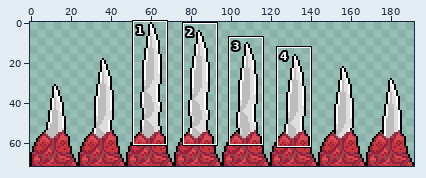
Sprite sheet, stored at development/assets/textures/spike.png. Above: a wide view before the commit, with the close-up outlined.
Close-up. Old version:
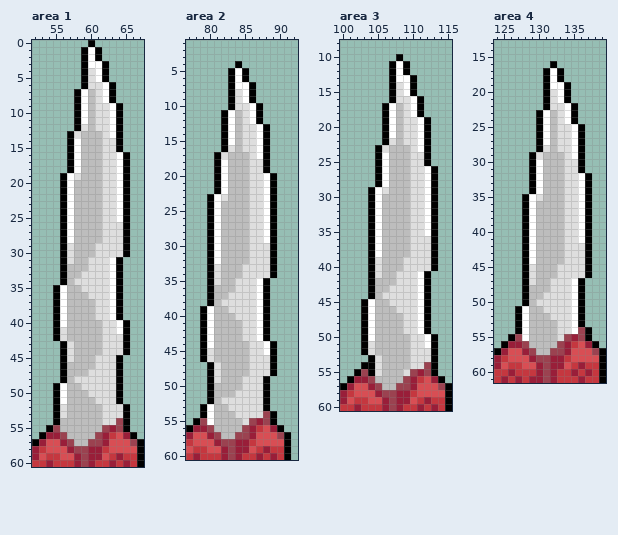
The file is 192x72 pixels. Shown: area 1: x 52..67, y 0..60; area 2: x 77..92, y 1..60; area 3: x 100..115, y 8..60; area 4: x 124..139, y 13..61. The commit also changed other parts of the picture, which this record leaves out.
Now the later version:
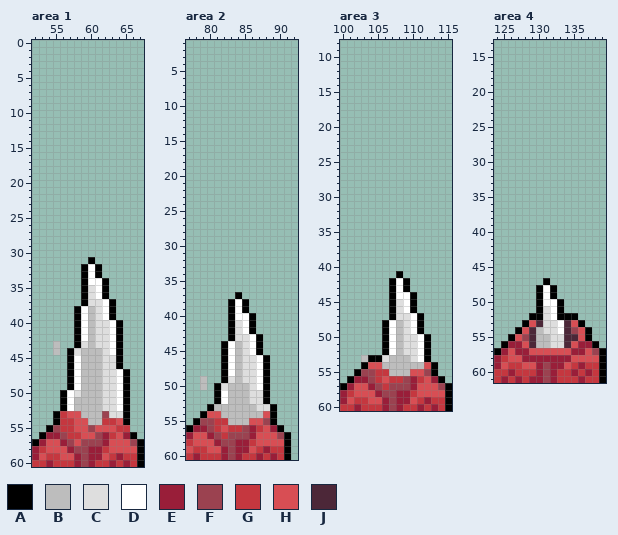
Palette (. is transparent): A #000000  B #bdbdbd  C #dedede  D #ffffff  E #991e39  F #9b4250  G #c5373f  H #d84e54  J #4c2738
Diff:
--- area 1
@@ x 52..67 @@
- 0 ........A.......
- 1 .......ADA......
- 2 .......ADA......
- 3 .......ADDA.....
- 4 .......ACDA.....
- 5 .......ACDA.....
- 6 .......ACCDA....
- 7 ......ADBCDA....
- 8 ......ADBCDA....
- 9 ......ADBCCDA...
-10 ......ADBCCDA...
-11 ......ADBCCDA...
-12 ......ACBCCDA...
-13 .....ACBBBCDA...
-14 .....ADBBBCCA...
-15 .....ADBBBCCA...
-16 .....ADBBBCCDA..
-17 .....ADBBBCCDA..
-18 .....ADBBBCCDA..
-19 ....ADCBBBCCDA..
-20 ....ADBBBBCCDA..
-21 ....ADBBBBCCDA..
-22 ....ADBBBBCCDA..
-23 ....ADBBBBCCDA..
-24 ....ADBBBBCCDA..
-25 ....ADBBBBCCDA..
-26 ....ADBBBBCCCA..
-27 ....ADBBBBCCCA..
-28 ....ADBBBBCCCA..
-29 ....ACBBBCCCCA..
-30 ....ACBBBCCCCA..
-31 ....ACBBCCCDA...
-32 ....ABBBCCCDA...
-33 ....ABBCCCCDA...
-34 ....ABCCCCCDA...
-35 ...ADBBCCCCDA...
-36 ...ADBBBCCCDA...
-37 ...ADBBBBCCDA...
-38 ...ADBBBBCCDA...
-39 ...ADBBBBCCDA...
-40 ...ADBBBBBCCDA..
-41 ...ACBBBBBCCDA..
-42 ...ACBBBBBCCCA..
-43 ....ACBBBBCCCA..
-44 ....ACBBBBCCCA..
-45 ....ACBBBCCCA...
-46 ....ABBBBCCCA...
-47 ....ABBBCCCCA...
-48 ....ABCCCCCCA...
-49 ...ADBBCCCCCA...
-50 ...ADBBBCCCCA...
-51 ...ADBBBBCCCA...
-52 ...ACBBBBBCCCA..
-53 ...ACBBBBBCCCA..
-54 ...ABBBBBBCCFA..
-55 ..AFBBBBBBFEFA..
-56 .AEEFBBBBFEGHEA.
-57 AEHHEFBBFFEHHHFA
+ 0 ................
+ 1 ................
+ 2 ................
+ 3 ................
+ 4 ................
+ 5 ................
+ 6 ................
+ 7 ................
+ 8 ................
+ 9 ................
+10 ................
+11 ................
+12 ................
+13 ................
+14 ................
+15 ................
+16 ................
+17 ................
+18 ................
+19 ................
+20 ................
+21 ................
+22 ................
+23 ................
+24 ................
+25 ................
+26 ................
+27 ................
+28 ................
+29 ................
+30 ................
+31 ........A.......
+32 .......ADA......
+33 .......ADA......
+34 .......ADDA.....
+35 .......ACDA.....
+36 .......ACDA.....
+37 .......ACCDA....
+38 ......ADBCDA....
+39 ......ADBCDA....
+40 ......ADBCCDA...
+41 ......ADBCCDA...
+42 ......ADBCCDA...
+43 ...B..ACBCCDA...
+44 ...B.ACBBBCDA...
+45 .....ADBBBCCA...
+46 .....ADBBBCCA...
+47 .....ADBBBCCDA..
+48 .....ADBBBCCDA..
+49 .....ADBBBCCDA..
+50 ....ADCBBBCCDA..
+51 ....ADBBBBCCDA..
+52 ....ADBBBBCCDA..
+53 ...AGHHBBBFCCA..
+54 ...AGGHHBBGGHA..
+55 ..AFGGHHFHHHGG..
+56 .AEEFGGHHFEGHEA.
+57 AEHHEFHFFFEHHHFA
 58 EGHHHEFFEEGHHHHA
--- area 2
@@ x 77..92 @@
  3 ................
- 4 .......A........
- 5 ......ADA.......
- 6 ......ADA.......
- 7 ......ADDA......
- 8 ......ACDA......
- 9 ......ACDA......
-10 ......ACCDA.....
-11 .....ADBCDA.....
-12 .....ADBCDA.....
-13 .....ADBCCDA....
-14 .....ADBCCDA....
-15 .....ADBCCDA....
-16 .....ACBCCDA....
-17 ....ACBBBCDA....
-18 ....ADBBBCCA....
-19 ....ADBBBCCA....
-20 ....ADBBBCCDA...
-21 ....ADBBBCCDA...
-22 ....ADBBBCCDA...
-23 ...ADCBBBCCDA...
-24 ...ADBBBBCCDA...
-25 ...ADBBBBCCDA...
-26 ...ADBBBBCCDA...
-27 ...ADBBBBCCDA...
-28 ...ADBBBBCCDA...
-29 ...ADBBBBCCDA...
-30 ...ADBBBBCCCA...
-31 ...ADBBBBCCCA...
-32 ...ADBBBBCCCA...
-33 ...ACBBBCCCCA...
-34 ...ACBBBCCCCA...
-35 ...ACBBCCCDA....
-36 ...ABBBCCCDA....
-37 ...ABBCCCCDA....
-38 ...ABCCCCCDA....
-39 ..ADBBCCCCDA....
-40 ..ADBBBCCCDA....
-41 ..ADBBBBCCDA....
-42 ..ADBBBBCCDA....
-43 ..ADBBBBCCDA....
-44 ..ADBBBBBCCDA...
-45 ..ACBBBBBCCDA...
-46 ..ACBBBBBCCCA...
-47 ...ACBBBBCCCA...
-48 ...ACBBBBCCCA...
-49 ...ACBBBCCCA....
-50 ...ABBBBCCCA....
-51 ...ABBBCCCCA....
-52 ...ABCCCCCCA....
-53 ..ADBBCCCCCA....
-54 ..ADBBBCCCCFA...
-55 .AFDBBBBCFEFA...
-56 AEEFBBBBFEGHEA..
-57 EHHEFBBFFEHHHFA.
+ 4 ................
+ 5 ................
+ 6 ................
+ 7 ................
+ 8 ................
+ 9 ................
+10 ................
+11 ................
+12 ................
+13 ................
+14 ................
+15 ................
+16 ................
+17 ................
+18 ................
+19 ................
+20 ................
+21 ................
+22 ................
+23 ................
+24 ................
+25 ................
+26 ................
+27 ................
+28 ................
+29 ................
+30 ................
+31 ................
+32 ................
+33 ................
+34 ................
+35 ................
+36 ................
+37 .......A........
+38 ......ADA.......
+39 ......ADA.......
+40 ......ADDA......
+41 ......ACDA......
+42 ......ACDA......
+43 ......ACCDA.....
+44 .....ADBCDA.....
+45 .....ADBCDA.....
+46 .....ADBCCDA....
+47 .....ADBCCDA....
+48 .....ADBCCDA....
+49 ..B..ACBCCDA....
+50 ..B.ACBBBCDA....
+51 ....ADBBBCCA....
+52 ....ADBBBCCA....
+53 ...ABBBBBBCCA...
+54 ..AHHBBBBBBHA...
+55 .AFFGGBBBHHFA...
+56 AEEFGHGGFEGHEA..
+57 EHHEFGFFFEHHHFA.
 58 GHHHEFFEEGHHHHA.
--- area 3
@@ x 100..115 @@
  9 ................
-10 ........A.......
-11 .......ADA......
-12 .......ADA......
-13 .......ADDA.....
-14 .......ACDA.....
-15 .......ACDA.....
-16 .......ACCDA....
-17 ......ADBCDA....
-18 ......ADBCDA....
-19 ......ADBCCDA...
-20 ......ADBCCDA...
-21 ......ADBCCDA...
-22 ......ACBCCDA...
-23 .....ACBBBCDA...
-24 .....ADBBBCCA...
-25 .....ADBBBCCA...
-26 .....ADBBBCCDA..
-27 .....ADBBBCCDA..
-28 .....ADBBBCCDA..
-29 ....ADCBBBCCDA..
-30 ....ADBBBBCCDA..
-31 ....ADBBBBCCDA..
-32 ....ADBBBBCCDA..
-33 ....ADBBBBCCDA..
-34 ....ADBBBBCCDA..
-35 ....ADBBBBCCDA..
-36 ....ADBBBBCCCA..
-37 ....ADBBBBCCCA..
-38 ....ADBBBBCCCA..
-39 ....ACBBBCCCCA..
-40 ....ACBBBCCCCA..
-41 ....ACBBCCCDA...
-42 ....ABBBCCCDA...
-43 ....ABBCCCCDA...
-44 ....ABCCCCCDA...
-45 ...ADBBCCCCDA...
-46 ...ADBBBCCCDA...
-47 ...ADBBBBCCDA...
-48 ...ADBBBBCCDA...
-49 ...ADBBBBCCDA...
-50 ...ADBBBBBCCDA..
-51 ...ACBBBBBCCDA..
-52 ...ACBBBBBCCCA..
-53 ....ACBBBBCCCA..
-54 ...AACBBBBCCFA..
-55 ..AFACBBBCFEFA..
-56 .AEEFBBBBFEGHEA.
-57 AEHHEFBBFFEHHHFA
+10 ................
+11 ................
+12 ................
+13 ................
+14 ................
+15 ................
+16 ................
+17 ................
+18 ................
+19 ................
+20 ................
+21 ................
+22 ................
+23 ................
+24 ................
+25 ................
+26 ................
+27 ................
+28 ................
+29 ................
+30 ................
+31 ................
+32 ................
+33 ................
+34 ................
+35 ................
+36 ................
+37 ................
+38 ................
+39 ................
+40 ................
+41 ........A.......
+42 .......ADA......
+43 .......ADA......
+44 .......ADDA.....
+45 .......ACDA.....
+46 .......ACDA.....
+47 .......ACCDA....
+48 ......ADBCDA....
+49 ......ADBCDA....
+50 ......ADBCCDA...
+51 ......ADBCCDA...
+52 ......ADBCCDA...
+53 ...BAACBBBCDA...
+54 ...AHHBBBBBBHA..
+55 ..AFFGGBBBHHFA..
+56 .AEEFGHGGFEGHEA.
+57 AEHHEFGFFFEHHHFA
 58 EGHHHEFFEEGHHHHA
--- area 4
@@ x 124..139 @@
 15 ................
-16 ........A.......
-17 .......ADA......
-18 .......ADA......
-19 .......ADDA.....
-20 .......ACDA.....
-21 .......ACDA.....
-22 .......ACCDA....
-23 ......ADBCDA....
-24 ......ADBCDA....
-25 ......ADBCCDA...
-26 ......ADBCCDA...
-27 ......ADBCCDA...
-28 ......ACBCCDA...
-29 .....ACBBBCDA...
-30 .....ADBBBCCA...
-31 .....ADBBBCCA...
-32 .....ADBBBCCDA..
-33 .....ADBBBCCDA..
-34 .....ADBBBCCDA..
-35 ....ADCBBBCCDA..
-36 ....ADBBBBCCDA..
-37 ....ADBBBBCCDA..
-38 ....ADBBBBCCDA..
-39 ....ADBBBBCCDA..
-40 ....ADBBBBCCDA..
-41 ....ADBBBBCCDA..
-42 ....ADBBBBCCCA..
-43 ....ADBBBBCCCA..
-44 ....ADBBBBCCCA..
-45 ....ACBBBCCCCA..
-46 ....ACBBBCCCCA..
-47 ....ACBBCCCDA...
-48 ....ABBBCCCDA...
-49 ....ABBCCCCDA...
-50 ....ABCCCCCDA...
-51 ...ADBBCCCCDA...
-52 ...ADBBBCCCDA...
-53 ...ADBBBBCCDA...
-54 ...ADBBBBCCDFA..
-55 ..AFDBBBBCFEFA..
-56 .AEEFBBBBFEGHEA.
-57 AEHHEFBBFFEHHHFA
-58 EGHHHEFFEEGHHHHA
+16 ................
+17 ................
+18 ................
+19 ................
+20 ................
+21 ................
+22 ................
+23 ................
+24 ................
+25 ................
+26 ................
+27 ................
+28 ................
+29 ................
+30 ................
+31 ................
+32 ................
+33 ................
+34 ................
+35 ................
+36 ................
+37 ................
+38 ................
+39 ................
+40 ................
+41 ................
+42 ................
+43 ................
+44 ................
+45 ................
+46 ................
+47 .......A........
+48 ......ADA.......
+49 ......ADA.......
+50 ......ADDA......
+51 ......ACDA......
+52 .....AACDAAA....
+53 ....AHJCCDJHA...
+54 ...AHJBCCDJFHA..
+55 ..AHFJBBCCJJHA..
+56 .AEEHJBBCCJHEEA.
+57 AEHEEHHHHHHEEHFA
+58 EGHHEEEEEEEHHHHA
 59 EHGGHHEFEEHGEGGA
